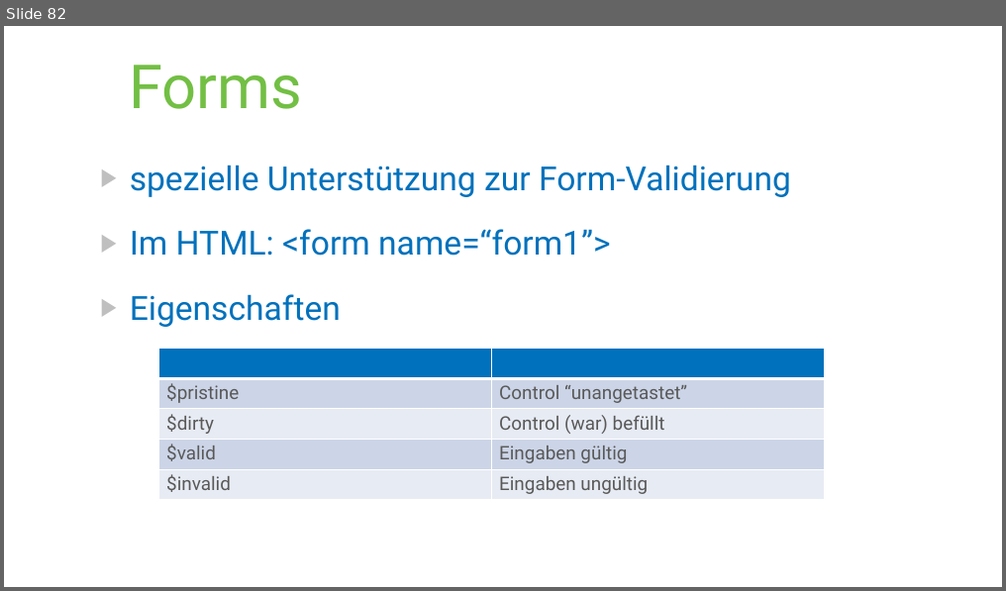
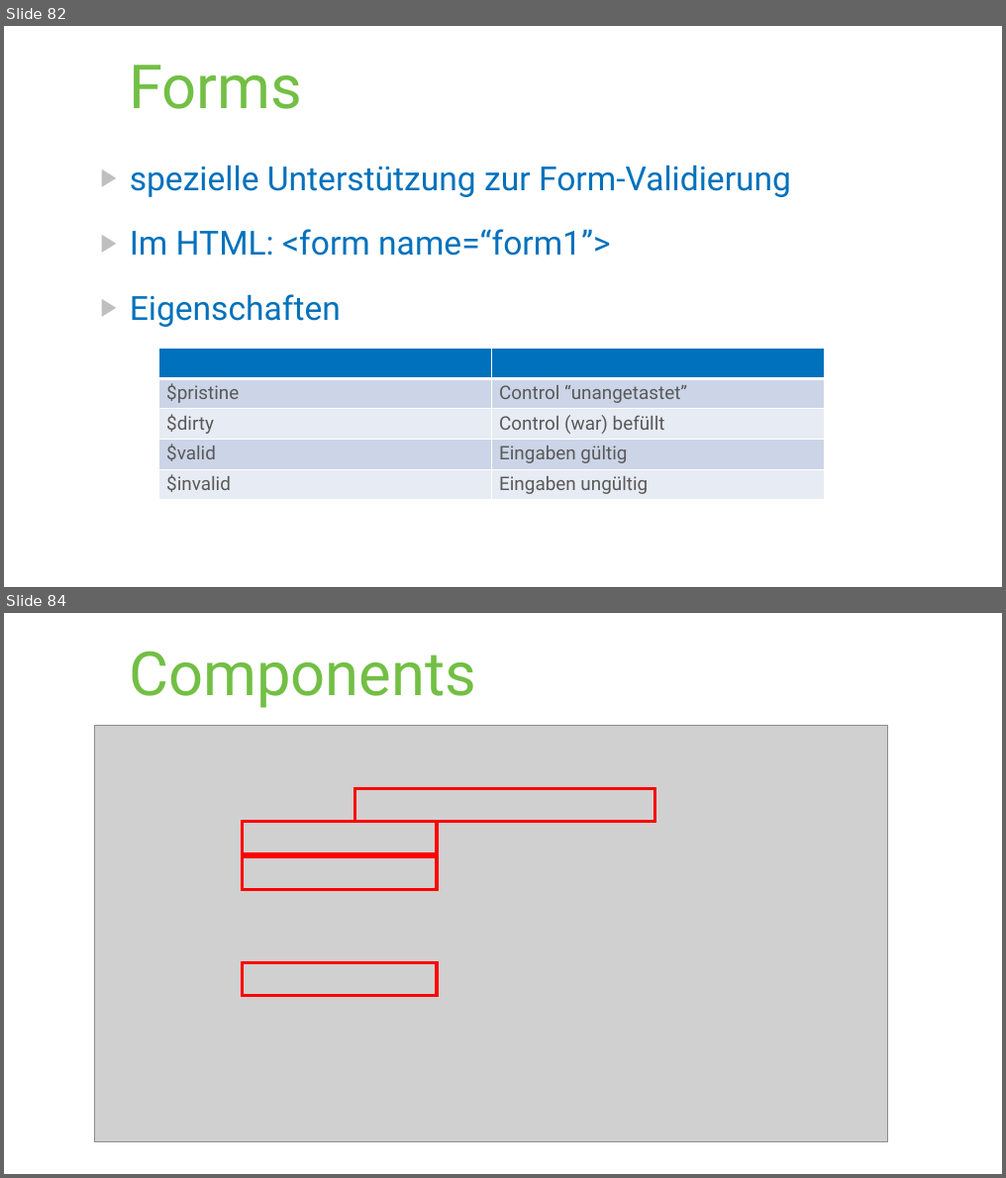
Before and after one commit to paumayr/angularjs-samples, a slide deck: slides/AngularJS.pptx. Shown one above the other, each under a label of ours: slide 82 before the commit, slides 82 and 84 after it; the slides between them are not shown. The pictures are 1006x591 and 1006x1178 pixels, drawn with LibreOffice and Linux fonts; fonts in the diff are those of the drawing; grey boxes stand for pictures. Boxes give left, top, right and bottom in pixels: in the first picture for what was removed or moved away, otherwise in the second. Text is boxed around its words. In the diff, an @@ line names an element or a change of style, - is before the commit and + after.

```diff
--- a/slides/AngularJS.pptx
+++ b/slides/AngularJS.pptx
@@ slide 84 added at (x1=4, y1=613, x2=1002, y2=1174), background #FFFFFF @@
@@ title added at (x1=129, y1=651, x2=476, y2=708), 58.7 pt, text #72BF44 @@
+Components
@@ picture added at (x1=94, y1=725, x2=887, y2=1143) @@
@@ rectangle added at (x1=355, y1=789, x2=655, y2=822), outline #FF0000 3 pt @@
@@ rectangle added at (x1=242, y1=821, x2=437, y2=854), outline #FF0000 3 pt @@
@@ rectangle added at (x1=242, y1=858, x2=437, y2=890), outline #FF0000 3 pt @@
@@ rectangle added at (x1=242, y1=962, x2=437, y2=995), outline #FF0000 3 pt @@
```
Also in this commit, not shown: 4 other slides added, 10 other files.
